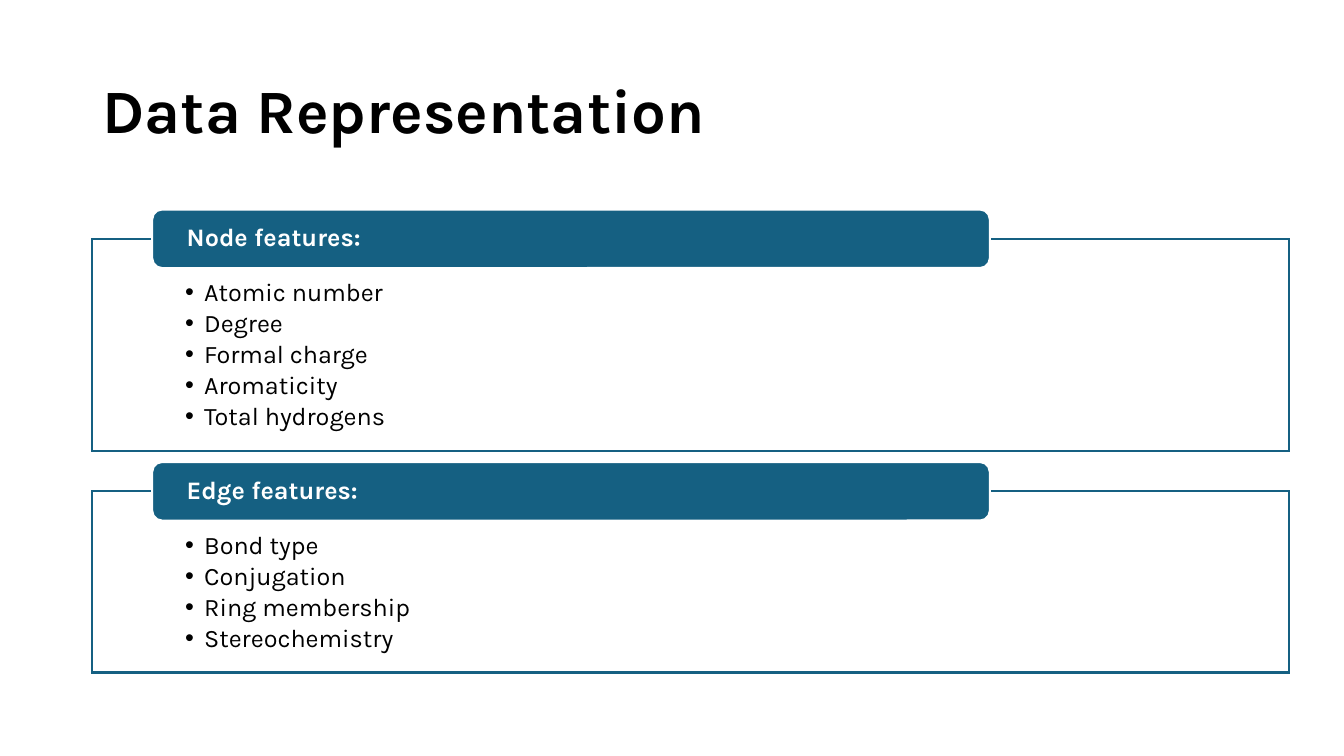
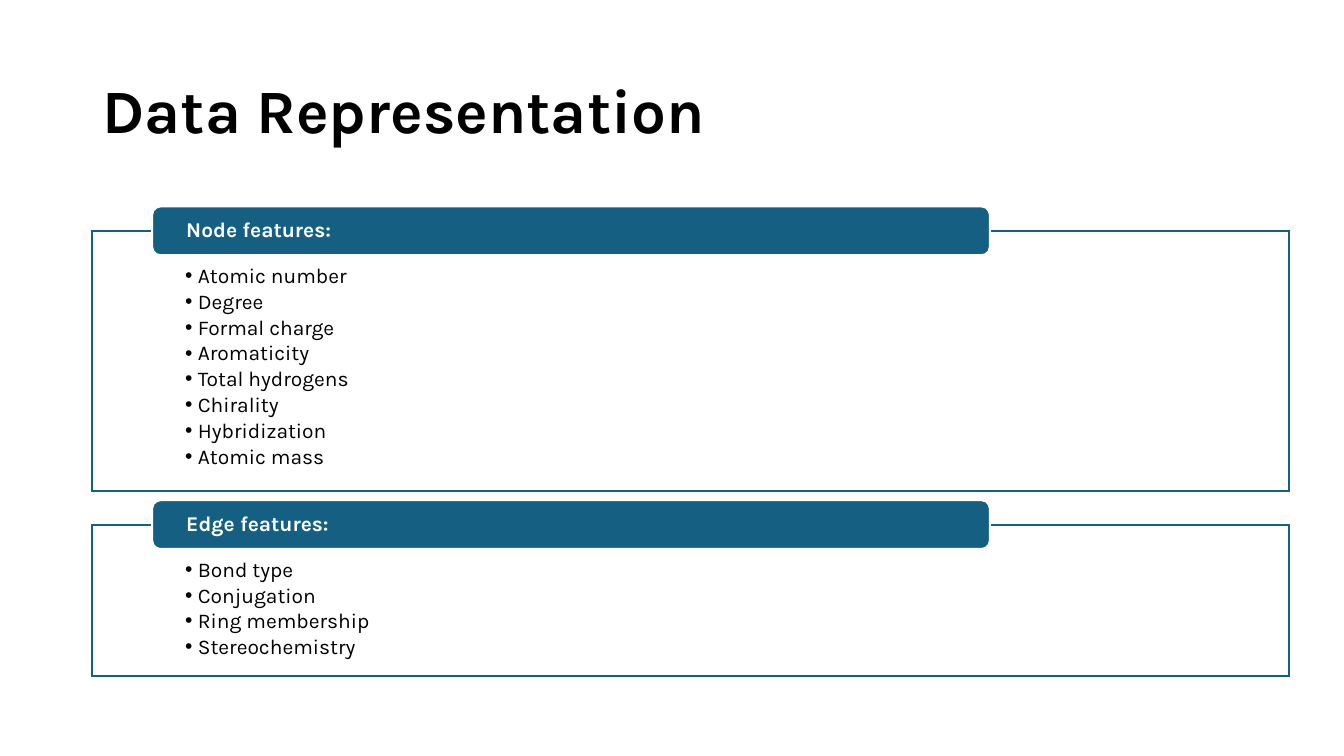
Before and after one commit to Marcoxmas/DataMiningProj, a slide deck: slide 5 of presentation/DM_Presentation.pptx. Drawn at 1344x756 pixels with LibreOffice and Linux fonts; fonts in the diff are those of the drawing; background and template pictures are left out. Boxes give left, top, right and bottom in pixels: in the first picture for what was removed or moved away, otherwise in the second. Text is boxed around its words. In the diff, an @@ line names an element or a change of style, - is before the commit and + after.

```diff
--- a/presentation/DM_Presentation.pptx
+++ b/presentation/DM_Presentation.pptx
@@ rounded rectangle: place and size @@
-rounded rectangle at box(152, 210, 990, 268)
+rounded rectangle at box(152, 207, 990, 255)
@@ text "Node features:" at box(186, 222, 331, 238): size 18 to 15 pt; less space between paragraphs @@
@@ text "Atomic number": place and size @@
-text "Atomic number" at box(204, 283, 385, 432)
+text "Atomic number" at box(198, 268, 348, 465)
@@ rectangle: place and size @@
-rectangle at box(93, 239, 1290, 452)
+rectangle at box(93, 231, 1290, 491)
@@ text at box(198, 268, 348, 391): size 18 to 15 pt in "Atomic number", "Degree", "Formal charge", "Aromaticity" and 1 more places; indent changed @@
@@ text at box(198, 397, 326, 465): paragraphs added @@
+  • Chirality
+  • Hybridization
+  • Atomic mass
@@ rounded rectangle: place and size @@
-rounded rectangle at box(152, 462, 990, 520)
+rounded rectangle at box(152, 500, 990, 548)
@@ text "Edge features:" at box(186, 516, 329, 537): size 18 to 15 pt; less space between paragraphs @@
@@ text "Edge features:": place and size @@
-text "Edge features:" at box(187, 481, 357, 506)
+text "Edge features:" at box(186, 516, 329, 537)
@@ text "Bond type": place and size @@
-text "Bond type" at box(204, 536, 410, 653)
+text "Bond type" at box(198, 562, 369, 659)
@@ text "Bond type" at box(198, 562, 369, 659): size 18 to 15 pt; indent changed @@
@@ rectangle: place and size @@
-rectangle at box(93, 491, 1290, 673)
+rectangle at box(93, 524, 1290, 676)
```
Also in this commit, not shown: 6 other slides changed, 3 slides added, 1 other file.
